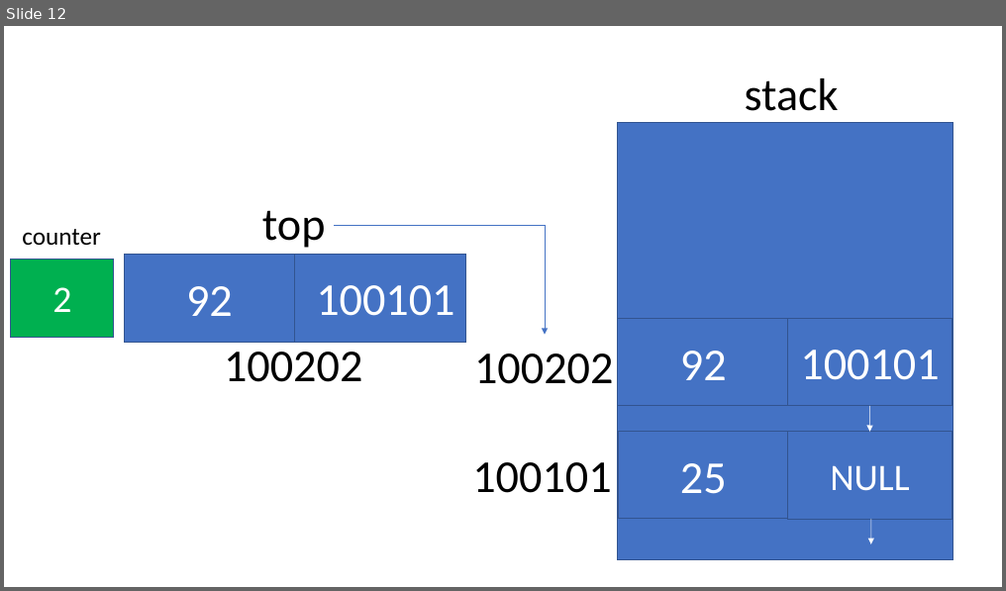
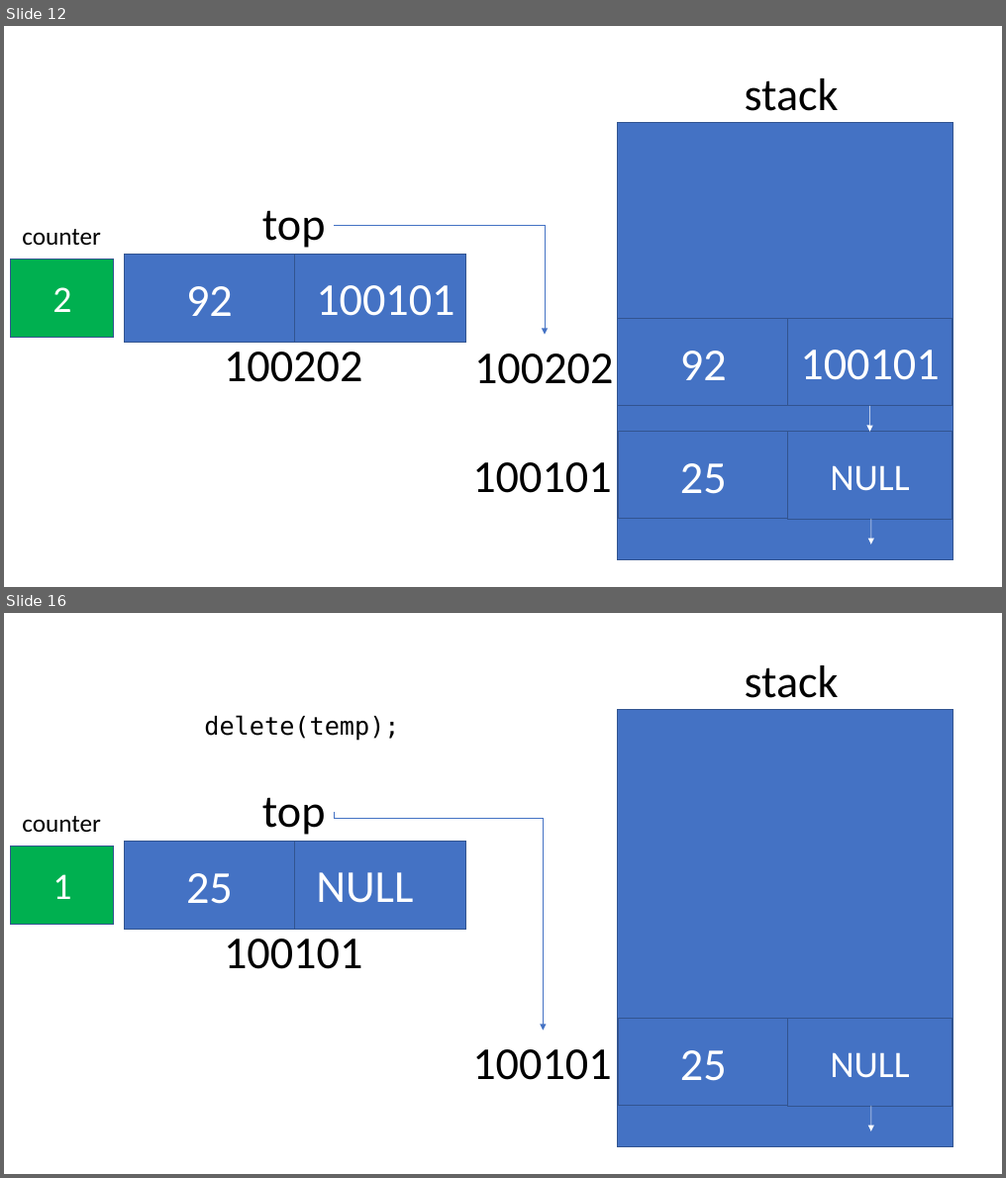
Before and after one commit to mysCod3r/BMI2123-Data-Structures, a slide deck: presentation.pptx. Shown one above the other, each under a label of ours: slide 12 before the commit, slides 12 and 16 after it; the slides between them are not shown. The pictures are 1006x591 and 1006x1178 pixels, drawn with LibreOffice and Linux fonts; fonts in the diff are those of the drawing. Boxes give left, top, right and bottom in pixels: in the first picture for what was removed or moved away, otherwise in the second. Text is boxed around its words. In the diff, an @@ line names an element or a change of style, - is before the commit and + after.

```diff
--- a/presentation.pptx
+++ b/presentation.pptx
@@ slide 16 added at [4,613,1002,1174], background #FFFFFF @@
@@ text added at [745,665,839,698], 44 pt, text #000000 @@
+stack
@@ text added at [204,715,399,741], 24 pt, text #000000 @@
+delete(temp);
@@ rectangle added at [618,710,953,1147], fill #4472C4, outline #325491 1 pt @@
@@ text added at [22,816,100,833], 24 pt, text #000000 @@
+counter
@@ text added at [262,797,326,835], 44 pt, text #000000 @@
+top
@@ elbow arrow added from (334, 812) to (543, 1031), #4472C4 0.5 pt @@
@@ rectangle added at [11,846,113,924], fill #00B050, outline #325491 1 pt, 36 pt, text #FFFFFF @@
+1
@@ rectangle added at [124,842,294,929], fill #4472C4, outline #325491 1 pt, 44 pt, text #FFFFFF @@
+25
@@ rectangle added at [295,842,466,929], fill #4472C4, outline #325491 1 pt @@
@@ text added at [316,872,413,903], 44 pt, text #FFFFFF @@
+NULL
@@ text added at [224,939,362,969], 44 pt, text #000000 @@
+100101
@@ rectangle added at [619,1019,788,1106], fill #4472C4, outline #325491 1 pt, 44 pt, text #FFFFFF @@
+25
@@ rectangle added at [788,1019,952,1106], fill #4472C4, outline #325491 1 pt, 36 pt, text #FFFFFF @@
+NULL
@@ text added at [472,1050,611,1080], 44 pt, text #000000 @@
+100101
@@ rectangle added at [619,1059,789,1147], fill #4472C4, outline #325491 1 pt @@
@@ rectangle added at [782,1059,952,1147], fill #4472C4, outline #325491 1 pt, 18 pt, text #FFFFFF @@
+link = NULL
@@ arrow added from (871, 1106) to (871, 1132), #FFFFFF 0.5 pt @@
```
Also in this commit, not shown: 2 slides changed, 16 other slides added, 6 other files.
